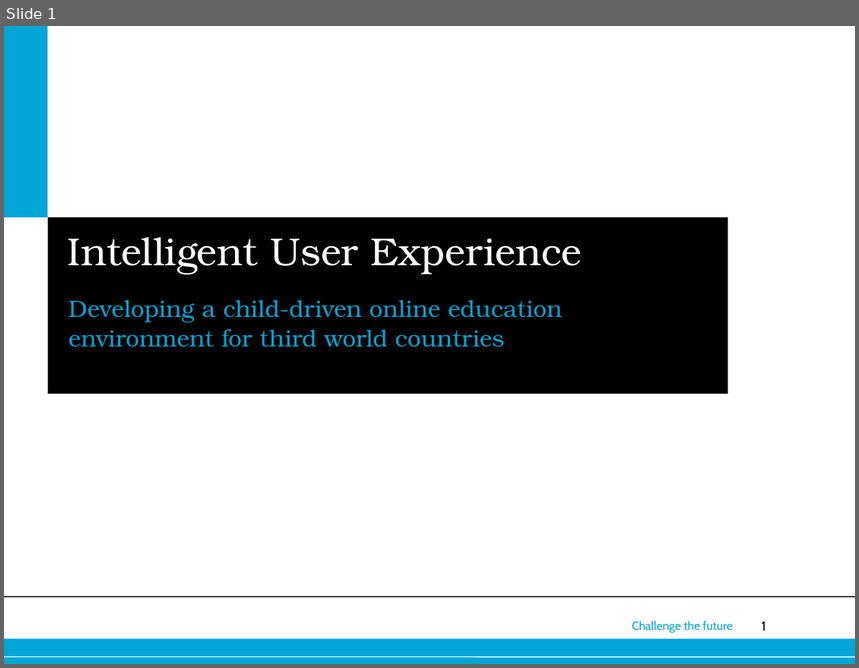
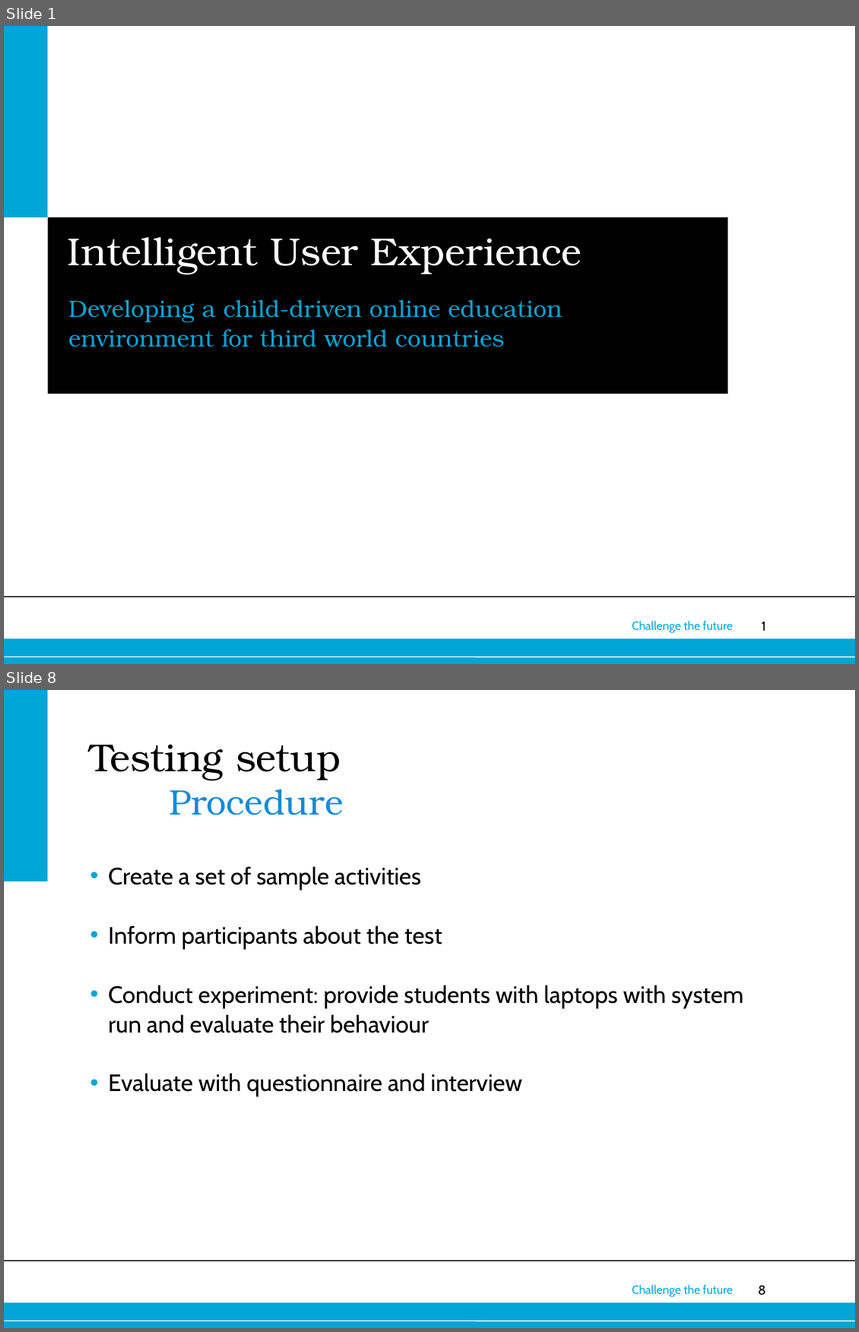
Before and after one commit to dzzh/IN4179-IUXE, a slide deck: Presentations/final presentation.ppt. Shown one above the other, each under a label of ours: slide 1 before the commit, slides 1 and 8 after it; the slides between them are not shown. The pictures are 859x668 and 859x1332 pixels, drawn with LibreOffice and Linux fonts; fonts in the diff are those of the drawing; background and template pictures are left out. Boxes give left, top, right and bottom in pixels: in the first picture for what was removed or moved away, otherwise in the second. Text is boxed around its words. In the diff, an @@ line names an element or a change of style, - is before the commit and + after.

```diff
--- a/Presentations/final presentation.ppt
+++ b/Presentations/final presentation.ppt
@@ slide 8 added at <box>4,690,855,1328</box>, background #FFFFFF; not listed: 5 template elements that a slide beside it also shows @@
@@ rectangle added at <box>4,690,47,882</box>, fill #00A6D6 @@
@@ title added at <box>89,744,343,815</box>, 33 pt, text #000000 @@
+Testing setup
+Procedure
@@ text added at <box>108,866,743,1097</box>, 20 pt, text #000000 @@
+• Create a set of sample activities
+• Inform participants about the test
+• Conduct experiment: provide students with laptops with system run and evaluate their behaviour
+• Evaluate with questionnaire and interview
```
Also in this commit, not shown: 14 other slides added, 6 slides removed, 1 other file.
